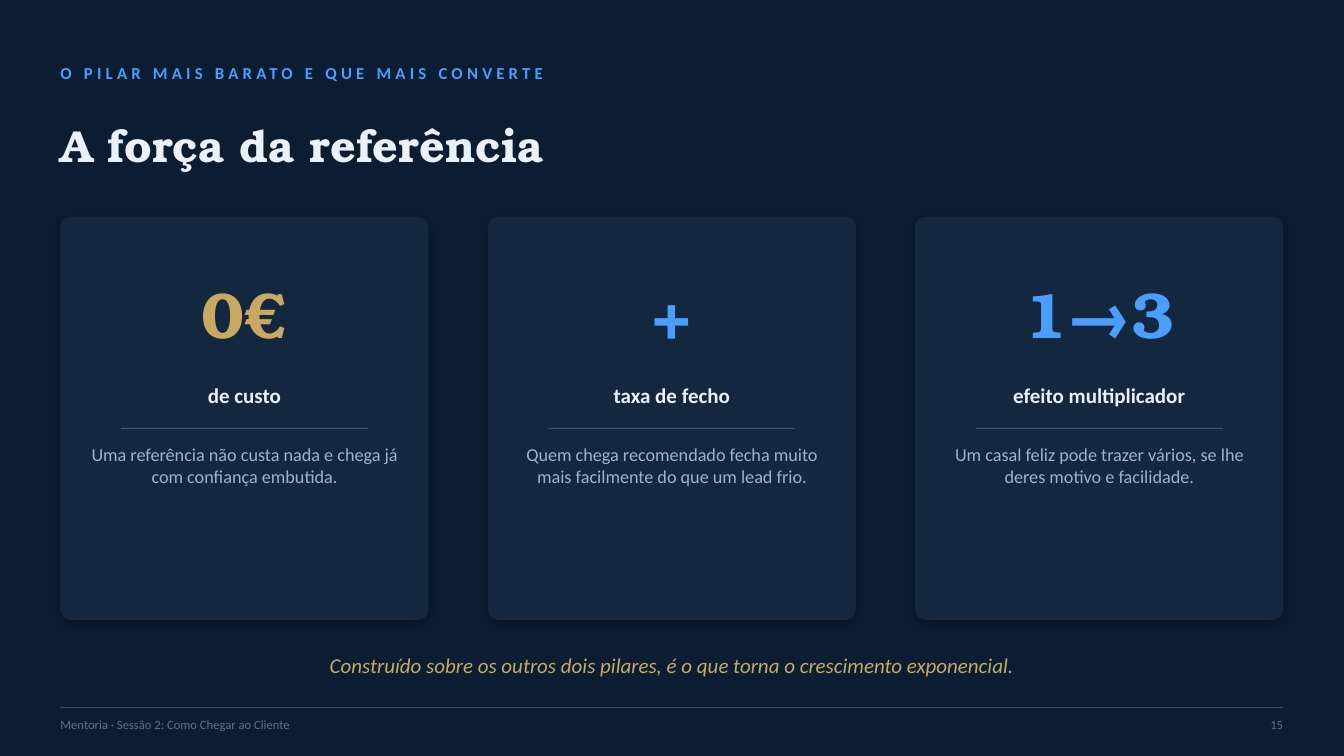
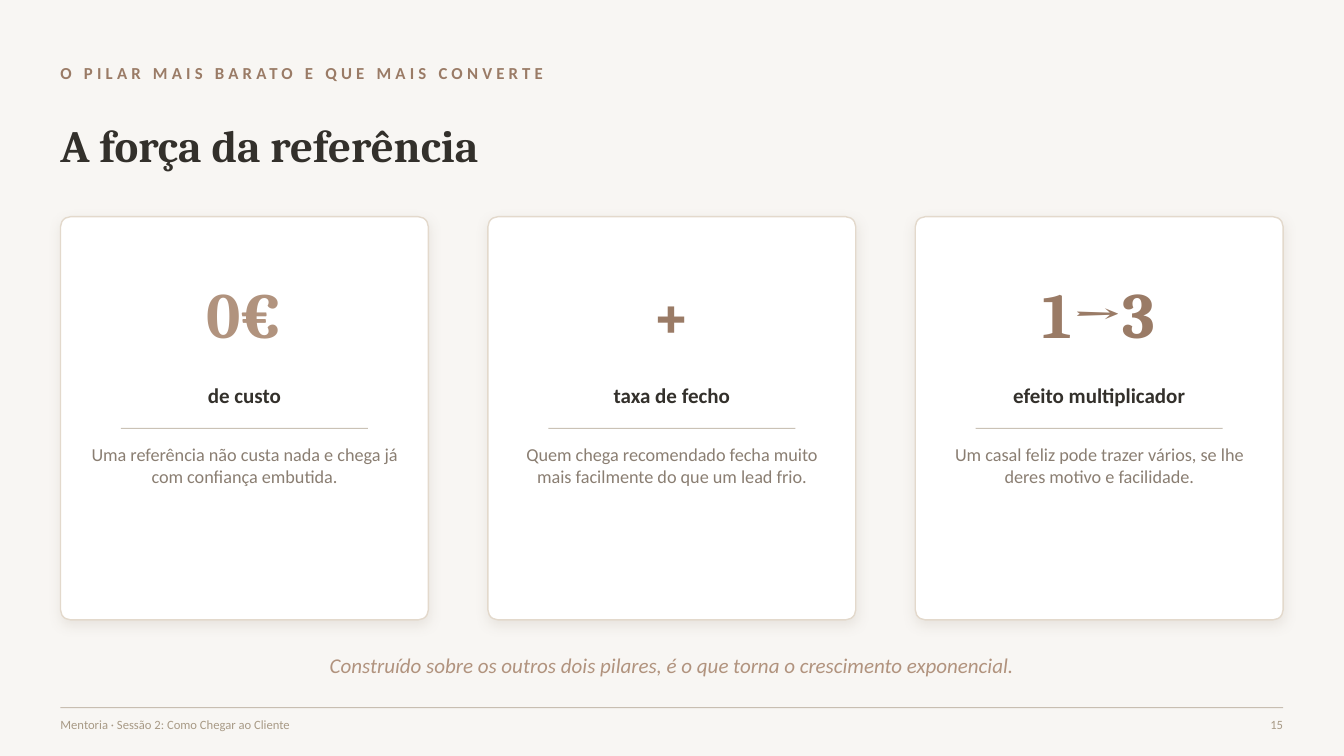
Before and after one commit to geralrlphoto/rl-menu, a slide deck: slide 15 of public/wedding-mentor-files/S2_Atracao.pptx. Drawn at 1344x756 pixels with LibreOffice and Linux fonts; fonts in the diff are those of the drawing. Boxes give left, top, right and bottom in pixels: in the first picture for what was removed or moved away, otherwise in the second. Text is boxed around its words. In the diff, an @@ line names an element or a change of style, - is before the commit and + after.

```diff
--- a/public/wedding-mentor-files/S2_Atracao.pptx
+++ b/public/wedding-mentor-files/S2_Atracao.pptx
@@ background #0B1D33 to #F8F6F3 @@
@@ text "O PILAR MAIS BARATO E ..." at (x1=60, y1=68, x2=1114, y2=677): text colour #4A9EFF to #9A7B66 @@
@@ text "A força da referência" at (x1=60, y1=130, x2=478, y2=172): font TeX Gyre Bonum to Cambria, text colour #EAF1FA to #33302B @@
@@ fill #13283F to #FFFFFF; outline none to #E3D9CC 1 pt; shadow changed in 3 elements at (x1=60, y1=217, x2=429, y2=620), (x1=488, y1=217, x2=856, y2=620), (x1=915, y1=217, x2=1284, y2=620) @@
@@ text "0€" at (x1=207, y1=294, x2=282, y2=339): font TeX Gyre Bonum to Cambria, text colour #C9A961 to #B1937E @@
@@ text "+" at (x1=503, y1=252, x2=841, y2=373): font TeX Gyre Bonum to Cambria, text colour #4A9EFF to #9A7B66 @@
@@ text "1→3" at (x1=1043, y1=294, x2=1156, y2=339): font TeX Gyre Bonum to Cambria, text colour #4A9EFF to #9A7B66 @@
@@ text colour #EAF1FA to #33302B in 3 elements at (x1=208, y1=388, x2=280, y2=403), (x1=614, y1=388, x2=730, y2=403), (x1=1013, y1=388, x2=1185, y2=407) @@
@@ line (121, 429) - (368, 429): stroke #5C708A 0.75 pt to #A89A86 0.75 pt @@
@@ line (548, 429) - (796, 429): stroke #5C708A 0.75 pt to #A89A86 0.75 pt @@
@@ text colour #9FB2C9 to #8A7E72 in 3 elements at (x1=92, y1=448, x2=398, y2=486), (x1=526, y1=448, x2=818, y2=486), (x1=955, y1=448, x2=1244, y2=483) @@
@@ line (976, 429) - (1223, 429): stroke #5C708A 0.75 pt to #A89A86 0.75 pt @@
@@ text "Construído sobre os outros dois ..." at (x1=330, y1=658, x2=1013, y2=677): text colour #C9A961 to #B1937E @@
@@ text "Mentoria · Sessão 2: Como ..." at (x1=60, y1=720, x2=290, y2=731): text colour #5C708A to #A89A86 @@
@@ line (60, 708) - (1284, 708): stroke #5C708A 0.75 pt to #A89A86 0.75 pt @@
@@ text "15" at (x1=1270, y1=721, x2=1283, y2=729): text colour #5C708A to #A89A86 @@
```
Also in this commit, not shown: 19 other slides changed, 7 other files.
